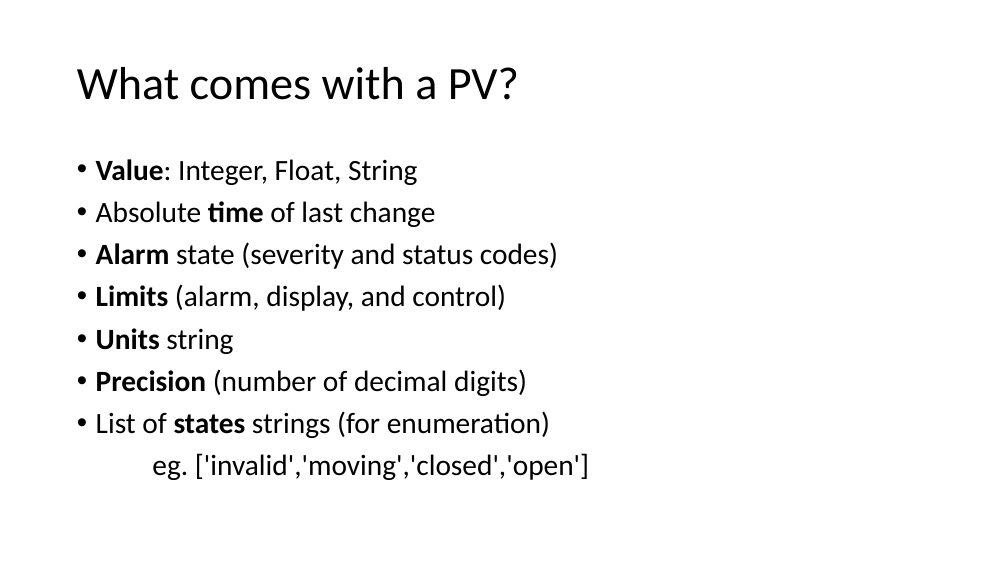
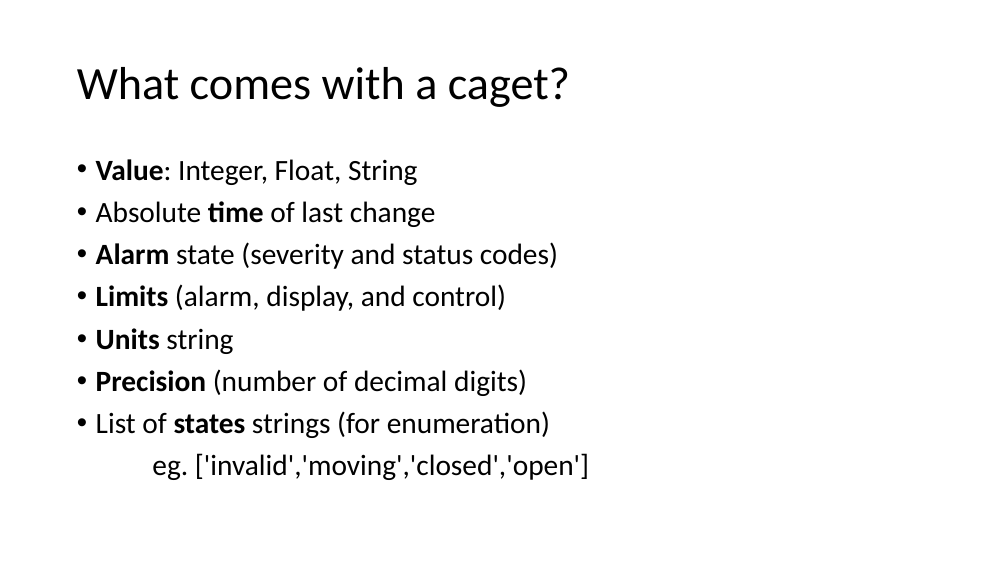
Before and after one commit to shroffk/cs-studio-training, a slide deck: slide 10 of presentations/epics-basic-training.pptx. Drawn at 1008x567 pixels with LibreOffice and Linux fonts; fonts in the diff are those of the drawing. Boxes give left, top, right and bottom in pixels: in the first picture for what was removed or moved away, otherwise in the second. Text is boxed around its words. In the diff, an @@ line names an element or a change of style, - is before the commit and + after.

```diff
--- a/presentations/epics-basic-training.pptx
+++ b/presentations/epics-basic-training.pptx
@@ title at (77,67,570,107): text changed @@
-What comes with a PV?
+What comes with a caget?
```
Also in this commit, not shown: 3 other slides changed, 1 slide added, 2 other files.
